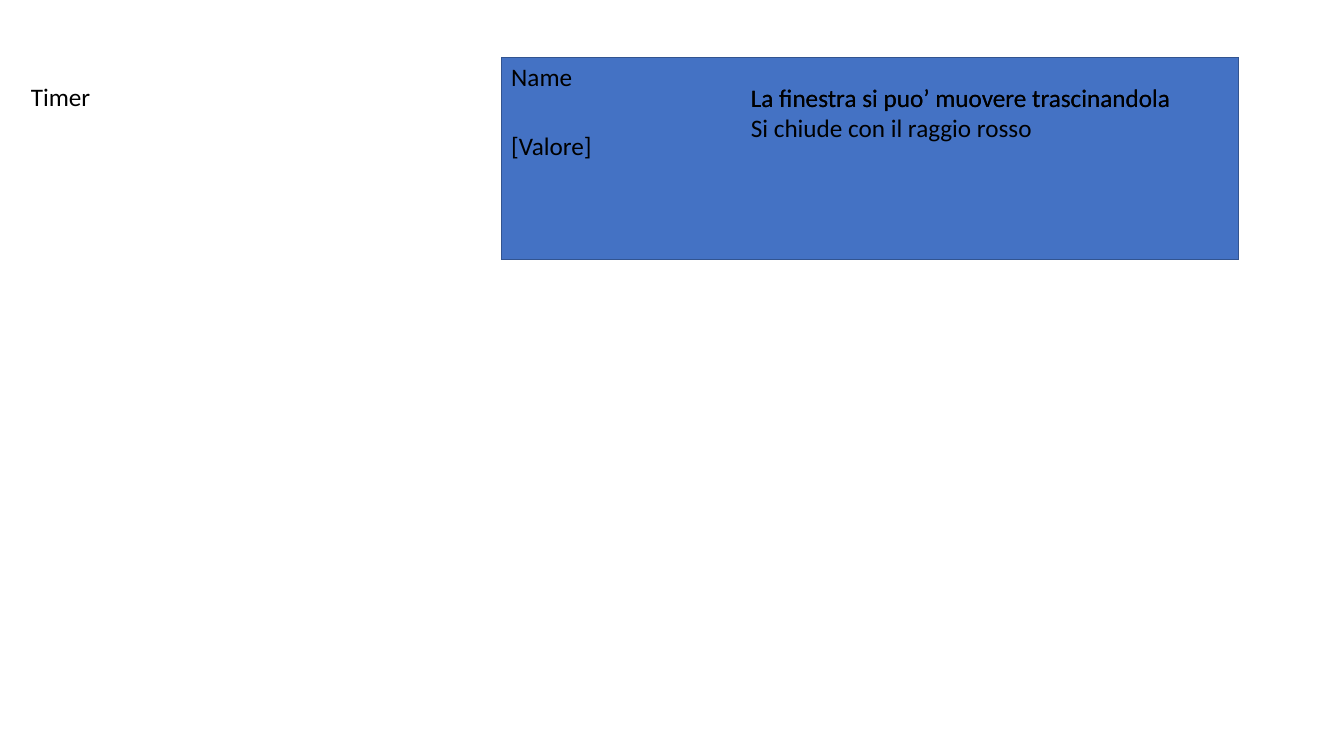
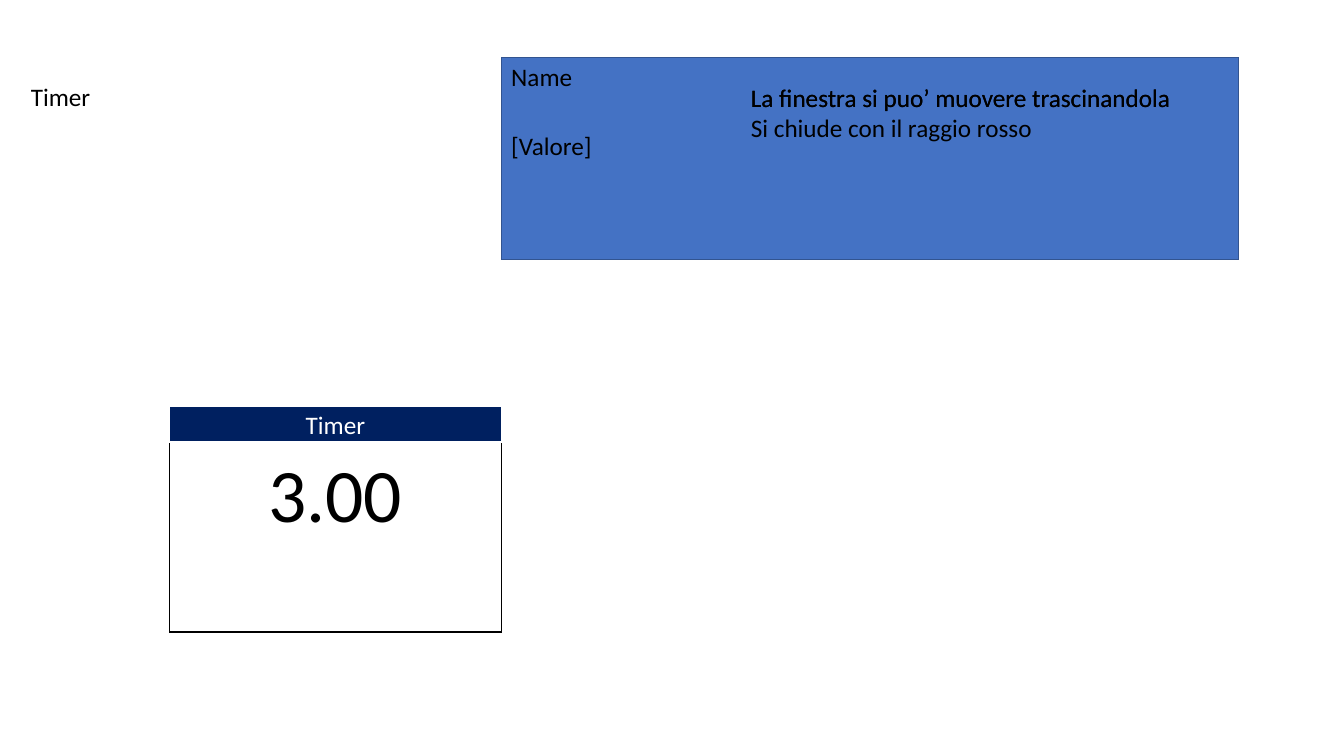
Before and after one commit to mbosc/scartch, a slide deck: slide 8 of interfacce.pptx. Drawn at 1344x756 pixels with LibreOffice and Linux fonts; fonts in the diff are those of the drawing. Boxes give left, top, right and bottom in pixels: in the first picture for what was removed or moved away, otherwise in the second. Text is boxed around its words. In the diff, an @@ line names an element or a change of style, - is before the commit and + after.

```diff
--- a/interfacce.pptx
+++ b/interfacce.pptx
@@ rectangle added at box(169, 407, 501, 632), fill #FFFFFF, outline #000000 1 pt @@
@@ rectangle added at box(169, 407, 501, 443), fill #002060, outline #FFFFFF 1 pt, 18 pt, text #FFFFFF @@
+Timer
@@ text added at box(268, 473, 402, 523), 54 pt, text #000000 @@
+3.00
```
Also in this commit, not shown: 50 other files.
